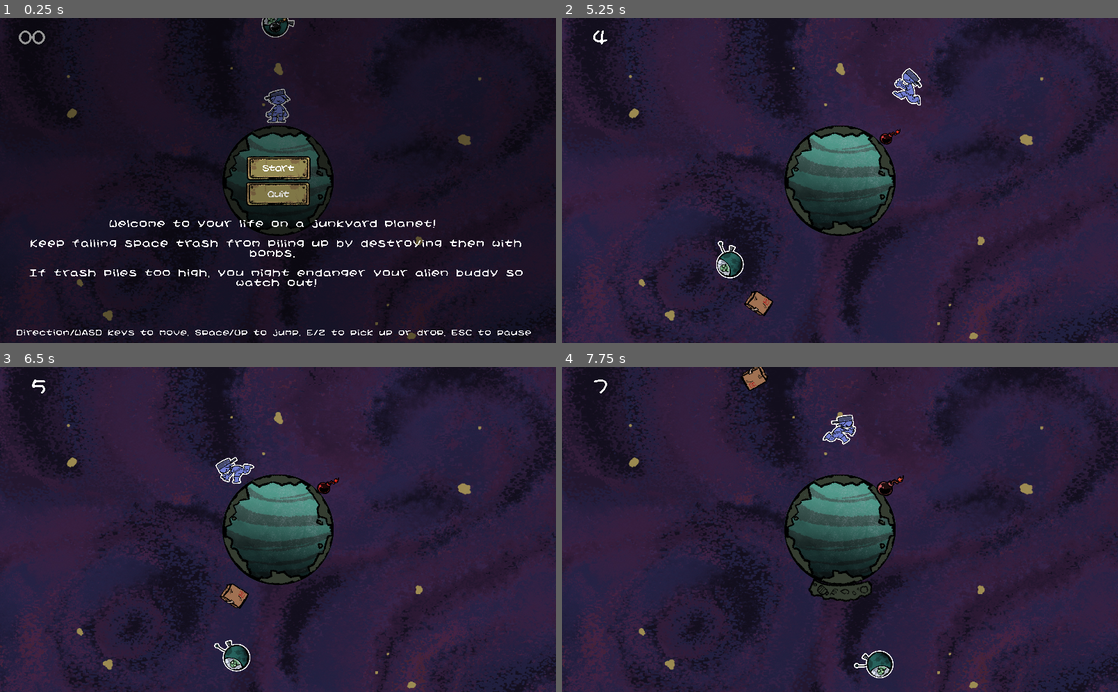
Above: before the commit, frames 1-4 (two rows, left to right).
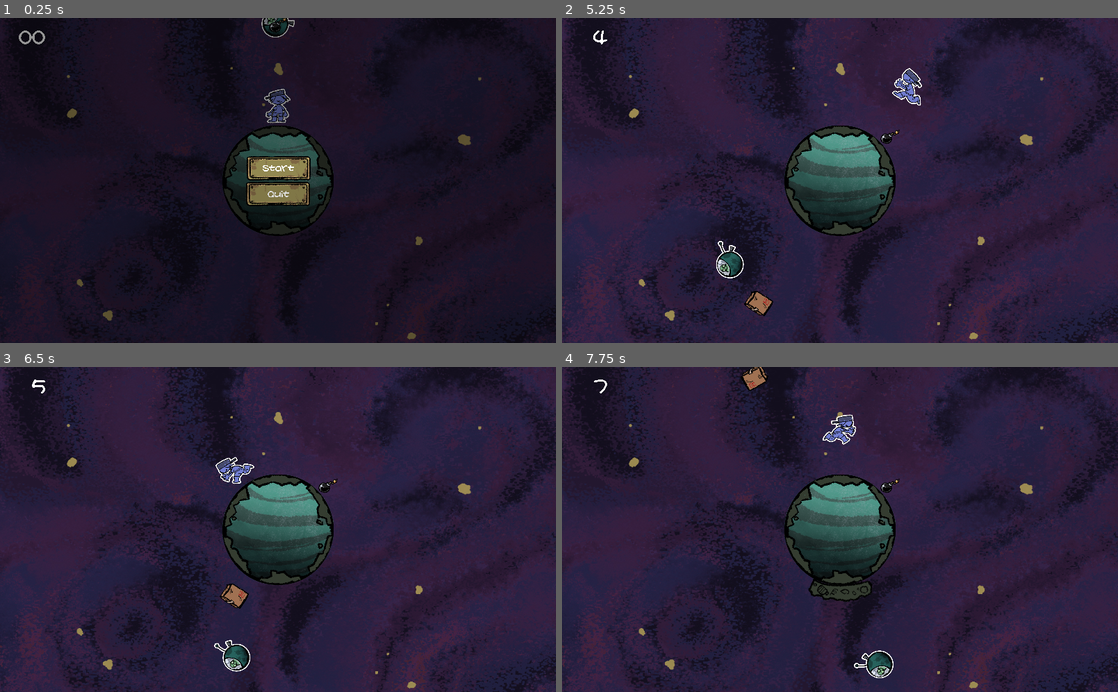
Above: after the commit, the same moments.

Repository: DanGrenade/TinyWorldJam
Game: Godot game, scene res://Scenes/GameTest.tscn
The game is run twice, just before and just after one commit, with the same random seed, the same clock (stepped at 60 frames per second) and the same inputs. The project has no main scene, so this scene is started directly.
Inputs:
- Up to frame 1 (0.25 s): no input
- Up to frame 2 (5.25 s): click "Start" at 0.5 s; hold D (move_right) 1.28-2.03 s; tap E (box_grab) every 0.75 s from 1.35 to 5.1 s; tap Space (jump) at 1.52, 2.27, 3.77, 4.52 s; hold Left (move_left) 2.03-2.78 s; hold D (move_right) 2.78-4.28 s; hold Left (move_left) from 4.28 s (still down)
- Up to frame 3 (6.5 s): keep holding Left (move_left); tap Space (jump) at 5.27 s; tap E (box_grab) at 5.85 s
- Up to frame 4 (7.75 s): release Left (move_left) at 6.53 s; hold D (move_right) from 6.53 s (still down); tap E (box_grab) at 6.6, 7.35 s; tap Space (jump) at 6.77, 7.52 s

The runs differ from the first frame. In frame 1, 2.2% of the frame differs, in the area x 3-96%, y 61-98%; in frame 2, less than 0.1%; in frame 3, less than 0.1%; in frame 4, 0.1%.

Commit message:
Issue #42 - Added bomb explosion

Diff:
--- a/Scenes/Bomb.tscn
+++ b/Scenes/Bomb.tscn
@@ -1,11 +1,51 @@
-[gd_scene load_steps=7 format=2]
+[gd_scene load_steps=9 format=2]
 
 [ext_resource path="res://Art/bomb.png" type="Texture" id=1]
 [ext_resource path="res://Scripts/Bomb.gd" type="Script" id=2]
 [ext_resource path="res://Audio/sfx_exp_short_hard3.wav" type="AudioStream" id=3]
+[ext_resource path="res://Art/explosion.png" type="Texture" id=4]
 
 [sub_resource type="Animation" id=1]
-resource_name = "Idle"
+resource_name = "Explode"
+length = 0.2
+tracks/0/type = "value"
+tracks/0/path = NodePath(".:texture")
+tracks/0/interp = 1
+tracks/0/loop_wrap = true
+tracks/0/imported = false
+tracks/0/enabled = true
+tracks/0/keys = {
+"times": PoolRealArray( 0 ),
+"transitions": PoolRealArray( 1 ),
+"update": 1,
+"values": [ ExtResource( 4 ) ]
+}
+tracks/1/type = "value"
+tracks/1/path = NodePath(".:modulate")
+tracks/1/interp = 1
+tracks/1/loop_wrap = true
+tracks/1/imported = false
+tracks/1/enabled = true
+tracks/1/keys = {
+"times": PoolRealArray( 0 ),
+"transitions": PoolRealArray( 1 ),
+"update": 0,
+"values": [ Color( 1, 1, 1, 1 ) ]
+}
+tracks/2/type = "value"
+tracks/2/path = NodePath(".:scale")
+tracks/2/interp = 1
+tracks/2/loop_wrap = true
+tracks/2/imported = false
+tracks/2/enabled = true
+tracks/2/keys = {
+"times": PoolRealArray( 0, 0.1, 0.2 ),
+"transitions": PoolRealArray( 1, 1, 1 ),
+"update": 0,
+"values": [ Vector2( 0.5, 0.5 ), Vector2( 1, 1 ), Vector2( 0.5, 0.5 ) ]
+}
+
+[sub_resource type="Animation" id=2]
 tracks/0/type = "value"
 tracks/0/path = NodePath(".:texture")
 tracks/0/interp = 1
@@ -43,8 +83,7 @@
 "values": [ Color( 1, 1, 1, 1 ) ]
 }
 
-[sub_resource type="Animation" id=2]
-resource_name = "Prepare_explosion"
+[sub_resource type="Animation" id=3]
 length = 5.25
 tracks/0/type = "value"
 tracks/0/path = NodePath(".:modulate")
@@ -83,12 +122,13 @@
 texture = ExtResource( 1 )
 
 [node name="AnimationPlayer" type="AnimationPlayer" parent="bomb"]
-anims/Idle = SubResource( 1 )
-anims/Prepare_explosion = SubResource( 2 )
+anims/Explode = SubResource( 1 )
+anims/Idle = SubResource( 2 )
+anims/Prepare_explosion = SubResource( 3 )
 
 [node name="CollisionShape2D" type="CollisionShape2D" parent="."]
 position = Vector2( -1.18921, 15.4597 )
-shape = SubResource( 3 )
+shape = SubResource( 4 )
 
 [node name="ExplosionTimer" type="Timer" parent="."]
 wait_time = 5.25
--- a/Scenes/GameTest.tscn
+++ b/Scenes/GameTest.tscn
@@ -67,10 +67,14 @@
 position = Vector2( 0, 1 )
 
 [node name="Controls" parent="Start_Menu/YSort" index="0"]
+visible = false
 margin_left = -2067.21
 margin_top = 1665.52
 margin_right = 3006.79
 margin_bottom = 2309.52
+
+[node name="StartContent" parent="Start_Menu/YSort" index="1"]
+visible = false
 
 [node name="Instructions" parent="Start_Menu/YSort/StartContent" index="0"]
 margin_left = -1830.73
@@ -105,12 +109,11 @@
 __meta__ = {
 "_edit_use_anchors_": false
 }
-[connection signal="switch_game_state_signal" from="." to="GarbageSpawner" method="_on_GameManager_switch_game_state_signal"]
 [connection signal="switch_game_state_signal" from="." to="Camera2D" method="_on_GameManager_switch_game_state_signal"]
 [connection signal="switch_game_state_signal" from="." to="Alien_Ship" method="_on_GameManager_switch_game_state_signal"]
+[connection signal="switch_game_state_signal" from="." to="GarbageSpawner" method="_on_GameManager_switch_game_state_signal"]
 [connection signal="switch_game_state_signal" from="." to="PlayerCharacter" method="_on_GameManager_switch_game_state_signal"]
 [connection signal="ship_hit" from="Alien_Ship" to="." method="_on_Alien_Ship_ship_hit"]
-[connection signal="ship_hit" from="Alien_Ship" to="Audio" method="_on_Alien_Ship_ship_hit"]
 [connection signal="timeout" from="GarbageSpawner/Timer" to="GarbageSpawner" method="_on_Timer_timeout"]
 [connection signal="player_hit" from="PlayerCharacter" to="Audio" method="_on_PlayerCharacter_player_hit"]
 [connection signal="player_hit" from="PlayerCharacter" to="Camera2D" method="_on_PlayerCharacter_player_hit"]
--- a/Scripts/Bomb.gd
+++ b/Scripts/Bomb.gd
@@ -25,7 +25,6 @@
 	pass
 
 func drop_bomb():
-
 	$bomb/AnimationPlayer.play("Idle")
 	global_position = alien.global_position
 	current_state = state_falling
@@ -69,7 +68,7 @@
 func place(position):
 
 	current_state = state_stationary
-
+	$bomb/AnimationPlayer.play("Idle")
 	get_parent().remove_child(self)
 	parent_node.add_child(self)
 
@@ -80,8 +79,11 @@
 
 func _on_ExplosionTimer_timeout():
 	gravity_node.explode(position)
+	$bomb/AnimationPlayer.play("Explode")
+	yield($bomb/AnimationPlayer, "animation_finished")
 	drop_bomb()
 	$AudioStreamPlayer2D.play()
+
 
 	pass
 
Binary file added: Art/explosion.png
Not shown, added: Art/explosion.png.import
Not shown: 1 places in Scenes/Bomb.tscn that only renumber resources
